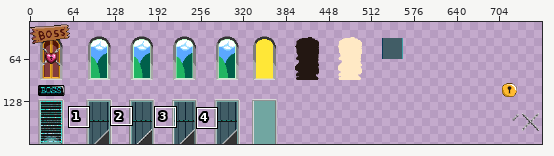
One commit to this pixel-art file: assets/images/doors.aseprite. The first picture is a wide view before the edit; the outline marks the close-up.
Close-up. As it was:
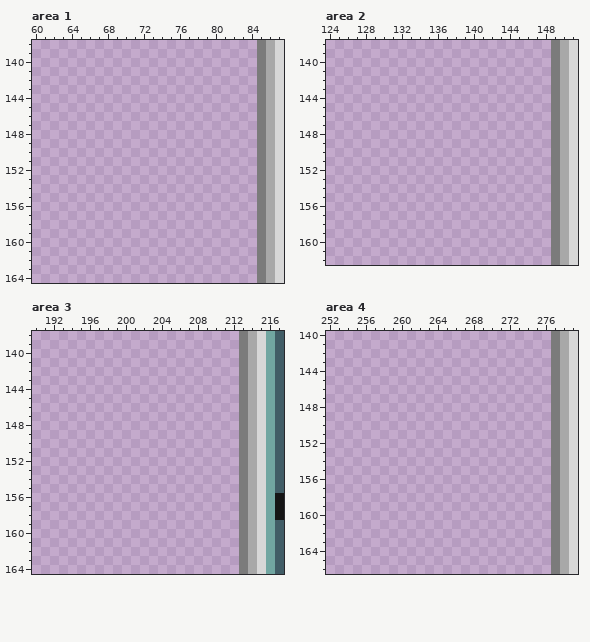
768x192 pixels, 1 frame. Shown: area 1: x 60..87, y 138..164; area 2: x 124..151, y 138..162; area 3: x 190..217, y 138..164; area 4: x 252..279, y 140..166. The old version is drawn lined up with the new one. The wide view leaves out empty margins. The commit also changed other parts of the picture, which this record leaves out.
After the commit:
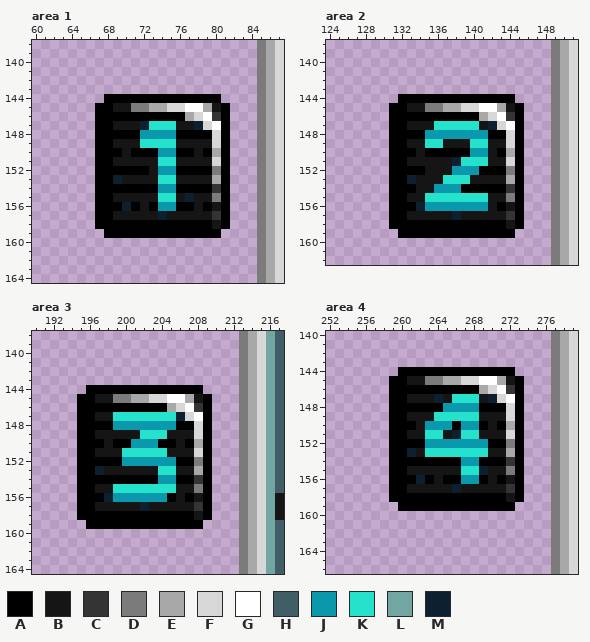
Palette (. is transparent): A #000000  B #151515  C #343434  D #7b7b7b  E #a8a8a8  F #d7d7d7  G #ffffff  H #415d66  J #0a98ac  K #25e2cd  L #71a6a1  M #0d2030
The edit:
drawings rearranged on the sheet (the old picture shows each at its new place)
Changed rows in their new state; - is an unchanged pixel.
Area 1:
first column x 67:
144 -AAAAAAAAAAAAA-
145 AABBDDEEFFGGEBA
146 AAAAAAAAAAEFGCA
147 AABBBMKKKBBMFGA
148 AAAAAJJJJAAAAFA
149 AABBBKKKKBBBBFA
150 AAABAAAJJAABAEA
151 AABBBBBKKBBBBFA
152 AAAAAABJJAAAADA
153 AAMBBBBKKBBBBEA
154 AAAAAAAJJAAAACA
155 AABBBBBKKBMBBDA
156 AAAMABAJJAABABA
157 AABBBBBMBBBBBCA
158 AAAAAAAAAAAAABA
159 -AAAAAAAAAAAAA-
Area 2:
first column x 131:
144 -AAAAAAAAAAAAA-
145 AABBDDEEFFGGEBA
146 AAAAAAAAAAEFGCA
147 AABBBKKKKKBMFGA
148 AAAAJJJJJJJAAFA
149 AABBKKBBBKKBBFA
150 AAABAAAAAJJBAEA
151 AABBBBBMKKKBBFA
152 AAAABBBJJJAAADA
153 AAMBBBKKKBBBBEA
154 AAABBJJJAAAAACA
155 AABBKKKKKKKBBDA
156 AAAMJJJJJJJBABA
157 AABBBBBMBBBBBCA
158 AAAAAAAAAAAAABA
159 -AAAAAAAAAAAAA-
Area 3:
first column x 195:
144 -AAAAAAAAAAAAA-
145 AABBDDEEFFGGEBA
146 AAAAAAAAAAEFGCA
147 AABBKKKKKKKMFGA
148 AAAAJJJJJJJAAFA
149 AABBBBBKKKBBBFA
150 AAABAAJJJAABAEA
151 AABBBKKKKKBBBFA
152 AAAAAJJJJJJAADA
153 AAMBBBBBBKKBBEA
154 AAAAAAAAAJJAACA
155 AABBKKKKKKKBBDA
156 AAAMJJJJJJABABA
157 AABBBBBMBBBBBCA
158 AAAAAAAAAAAAABA
159 -AAAAAAAAAAAAA-
Area 4:
first column x 259:
144 -AAAAAAAAAAAAA-
145 AABBDDEEFFGGEBA
146 AAAAAAAAAAEFGCA
147 AABBBMBKKKBMFGA
148 AAAAAAJJJJAAAFA
149 AABBBKKKKKBBBFA
150 AAABJJJAJJABAEA
151 AABBKKBMKKBBBFA
152 AAAAJJJJJJJAADA
153 AAMBKKKKKKKBBEA
154 AAAAAAAAJJAAACA
155 AABBBBBBKKMBBDA
156 AAAMABAAJJABABA
157 AABBBBBMBBBBBCA
158 AAAAAAAAAAAAABA
159 -AAAAAAAAAAAAA-
Changed places in both close-ups, as pixel boxes (x1, y1, x2, y2):
added: (95, 94, 230, 238)
added: (389, 94, 524, 238)
added: (77, 385, 212, 529)
added: (389, 367, 524, 511)
